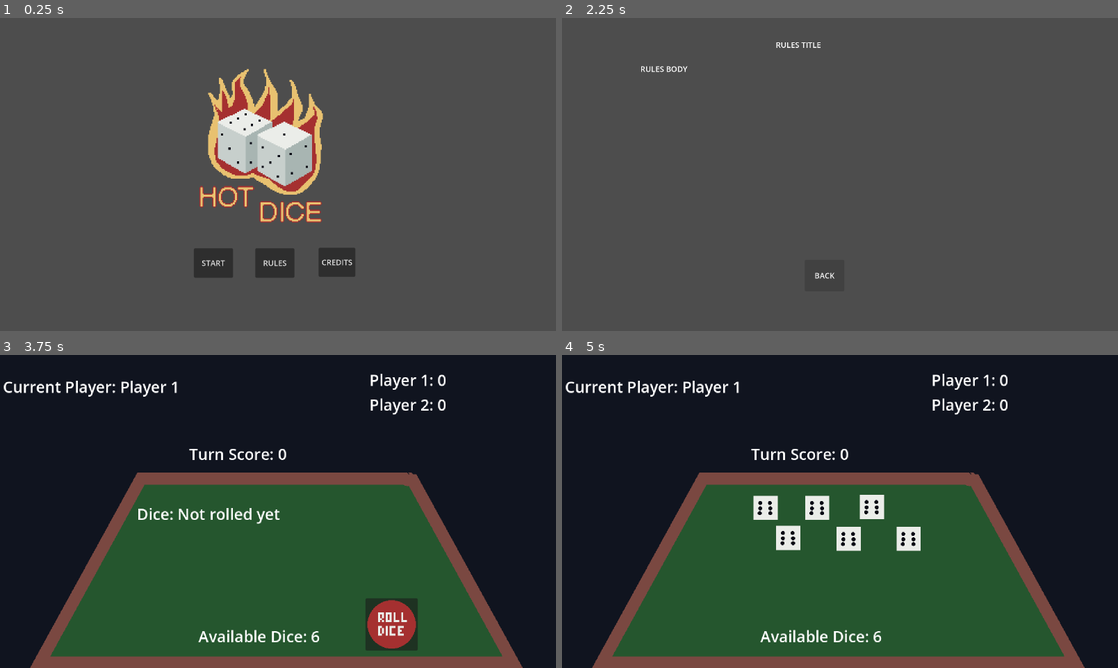
Above: before the commit, frames 1-4 (two rows, left to right).
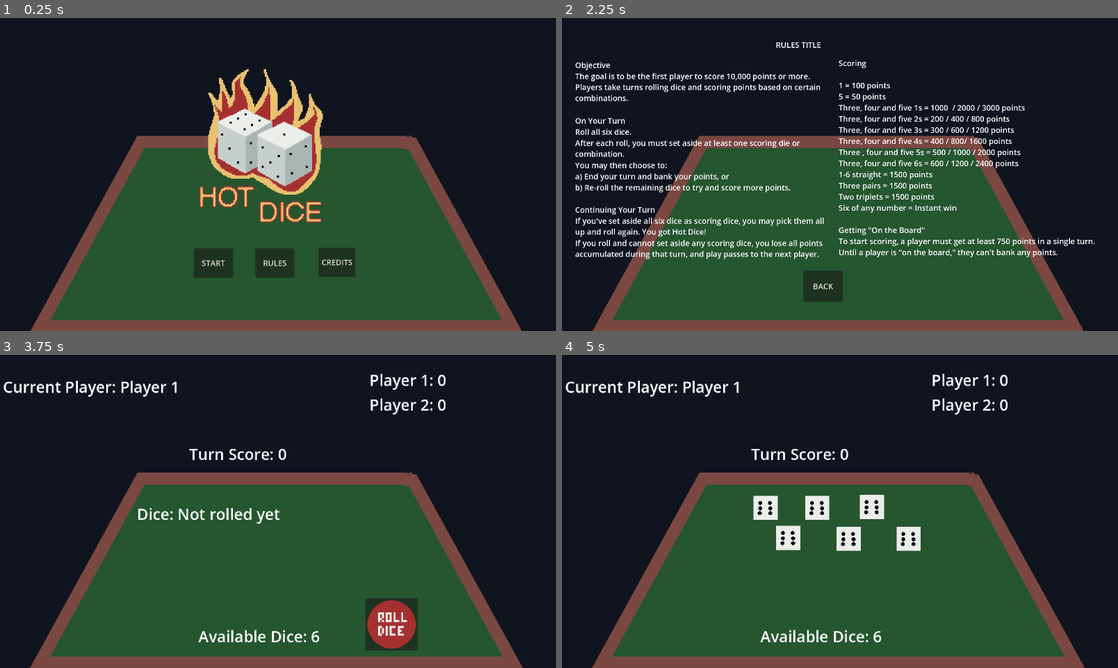
Above: after the commit, the same moments.

Repository: martinbriebac/10-000
Game: Godot game, scene res://scenes/setup_scene.tscn
Same seed, same stepped clock (60 frames per second), same inputs: the game is played once before the commit and once after it.
Inputs (mouse positions are in pixels of both pictures, inside the frame that each line leads up to):
- Up to frame 1 (0.25 s): no input
- Up to frame 2 (2.25 s): click "CREDITS" at 0.5 s; click "Back" at 1.25 s; click "RULES" at 2 s
- Up to frame 3 (3.75 s): click "BACK" at 2.75 s; click "START" at 3.5 s
- Up to frame 4 (5 s): click (951, 624) at 4.25 s

The runs differ from the first frame. In frame 1, 91% of the frame differs, in the area x 0-100%, y 0-100%; in frame 2, 99%; in frame 3, less than 0.1%; in frame 4, less than 0.1%.

Commit message:
redacted rules and instructions; changed rule of four of a kind plus a pair for two triplets

Diff:
--- a/scenes/credits_scene.tscn
+++ b/scenes/credits_scene.tscn
@@ -1,37 +1,42 @@
-[gd_scene load_steps=2 format=3 uid="uid://xjn45ymc2y12"]
+[gd_scene load_steps=3 format=3 uid="uid://xjn45ymc2y12"]
 
 [ext_resource type="Script" path="res://scripts/credits_scene.gd" id="1_w5ei8"]
+[ext_resource type="Texture2D" uid="uid://cbmgas5f1uie5" path="res://art/table.png" id="2_23nux"]
 
 [node name="Credits_scene" type="Control"]
 layout_mode = 3
 anchors_preset = 0
 script = ExtResource("1_w5ei8")
 
+[node name="Table" type="Sprite2D" parent="."]
+position = Vector2(575, 325)
+texture = ExtResource("2_23nux")
+
 [node name="Label" type="Label" parent="."]
 layout_mode = 0
-offset_left = 472.0
-offset_top = 196.0
-offset_right = 564.0
-offset_bottom = 232.0
+offset_left = 460.0
+offset_top = 296.0
+offset_right = 552.0
+offset_bottom = 332.0
 text = "Credits"
 
 [node name="RichTextLabel" type="RichTextLabel" parent="."]
 layout_mode = 0
-offset_left = 410.0
-offset_top = 286.0
-offset_right = 702.0
-offset_bottom = 399.0
+offset_left = 391.0
+offset_top = 373.0
+offset_right = 683.0
+offset_bottom = 486.0
 text = "Game developed by loco_piola
 Art by loco_piola
-Music by loco_piola
+
 Special thanks to pepi, coco y la vieja"
 
 [node name="Back" type="Button" parent="."]
 layout_mode = 0
-offset_left = 475.0
-offset_top = 426.0
-offset_right = 520.0
-offset_bottom = 457.0
+offset_left = 650.0
+offset_top = 491.0
+offset_right = 695.0
+offset_bottom = 522.0
 text = "Back"
 
 [connection signal="pressed" from="Back" to="." method="_on_back_pressed"]
--- a/scenes/rules_scene.tscn
+++ b/scenes/rules_scene.tscn
@@ -1,6 +1,7 @@
-[gd_scene load_steps=2 format=3 uid="uid://buyu30x7g4d8w"]
+[gd_scene load_steps=3 format=3 uid="uid://buyu30x7g4d8w"]
 
 [ext_resource type="Script" path="res://scenes/rules_scene.gd" id="1_ctwoj"]
+[ext_resource type="Texture2D" uid="uid://cbmgas5f1uie5" path="res://art/table.png" id="2_rr2bk"]
 
 [node name="Rules_scene" type="Control"]
 layout_mode = 3
@@ -8,6 +9,10 @@
 offset_right = 40.0
 offset_bottom = 40.0
 script = ExtResource("1_ctwoj")
+
+[node name="Table" type="Sprite2D" parent="."]
+position = Vector2(575, 325)
+texture = ExtResource("2_rr2bk")
 
 [node name="Label" type="Label" parent="."]
 layout_mode = 0
@@ -19,18 +24,55 @@
 
 [node name="RichTextLabel" type="RichTextLabel" parent="."]
 layout_mode = 0
-offset_left = 162.0
-offset_top = 94.0
-offset_right = 892.0
-offset_bottom = 450.0
-text = "RULES BODY"
+offset_left = 27.0
+offset_top = 86.0
+offset_right = 559.0
+offset_bottom = 508.0
+text = "Objective
+The goal is to be the first player to score 10,000 points or more. Players take turns rolling dice and scoring points based on certain combinations.
+
+On Your Turn
+Roll all six dice.
+After each roll, you must set aside at least one scoring die or combination.
+You may then choose to:
+a) End your turn and bank your points, or
+b) Re-roll the remaining dice to try and score more points.
+
+Continuing Your Turn
+If you've set aside all six dice as scoring dice, you may pick them all up and roll again. You got Hot Dice!
+If you roll and cannot set aside any scoring dice, you lose all points accumulated during that turn, and play passes to the next player."
+
+[node name="RichTextLabel2" type="RichTextLabel" parent="."]
+layout_mode = 0
+offset_left = 572.0
+offset_top = 82.0
+offset_right = 1114.0
+offset_bottom = 587.0
+text = "Scoring
+
+1 = 100 points
+5 = 50 points
+Three, four and five 1s = 1000  / 2000 / 3000 points
+Three, four and five 2s = 200 / 400 / 800 points
+Three, four and five 3s = 300 / 600 / 1200 points
+Three, four and five 4s = 400 / 800/ 1600 points
+Three , four and five 5s = 500 / 1000 / 2000 points
+Three, four and five 6s = 600 / 1200 / 2400 points
+1-6 straight = 1500 points
+Three pairs = 1500 points
+Two triplets = 1500 points
+Six of any number = Instant win
+
+Getting \"On the Board\"
+To start scoring, a player must get at least 750 points in a single turn.
+Until a player is \"on the board,\" they can't bank any points."
 
 [node name="Back" type="Button" parent="."]
 layout_mode = 0
-offset_left = 502.0
-offset_top = 500.0
-offset_right = 584.0
-offset_bottom = 565.0
+offset_left = 499.0
+offset_top = 522.0
+offset_right = 581.0
+offset_bottom = 587.0
 text = "BACK"
 
 [connection signal="pressed" from="Back" to="." method="_on_back_pressed"]
--- a/scenes/setup_scene.tscn
+++ b/scenes/setup_scene.tscn
@@ -1,7 +1,8 @@
-[gd_scene load_steps=3 format=3 uid="uid://jtp8mj5j3bfu"]
+[gd_scene load_steps=4 format=3 uid="uid://jtp8mj5j3bfu"]
 
 [ext_resource type="Script" path="res://scripts/setup_scene.gd" id="1_eqidk"]
 [ext_resource type="Texture2D" uid="uid://cr8vus0nkyqw1" path="res://art/hot_dice.png" id="2_6ynfx"]
+[ext_resource type="Texture2D" uid="uid://cbmgas5f1uie5" path="res://art/table.png" id="2_v8jmm"]
 
 [node name="Setup_scene" type="Control"]
 layout_mode = 3
@@ -9,6 +10,10 @@
 offset_right = 40.0
 offset_bottom = 40.0
 script = ExtResource("1_eqidk")
+
+[node name="Table" type="Sprite2D" parent="."]
+position = Vector2(575, 325)
+texture = ExtResource("2_v8jmm")
 
 [node name="StartButton" type="Button" parent="."]
 layout_mode = 0
--- a/scripts/table.gd
+++ b/scripts/table.gd
@@ -201,8 +201,8 @@
 		throw_score = 1500
 		scoring_dice = range(6)
 		special_rule = true
-	elif counts.has(4) and counts.has(2):
-		# Four of a kind plus a pair
+	elif counts.has(3) and counts.count(3) == 2:
+		# Two triplets
 		throw_score = 1500
 		scoring_dice = range(6)
 		special_rule = true
@@ -218,8 +218,6 @@
 			if counts[i] >= 3:
 				if i == 0:  # Special case for 1s
 					throw_score += 1000 * pow(2, counts[i] - 3)
-				elif i == 4: # Special case for 5s
-					throw_score += 500 * pow(2, counts[i] - 3)
 				else:
 					throw_score += (i +1) * 100 * pow(2, counts[i] - 3)
 				for j in range(counts[i]):
